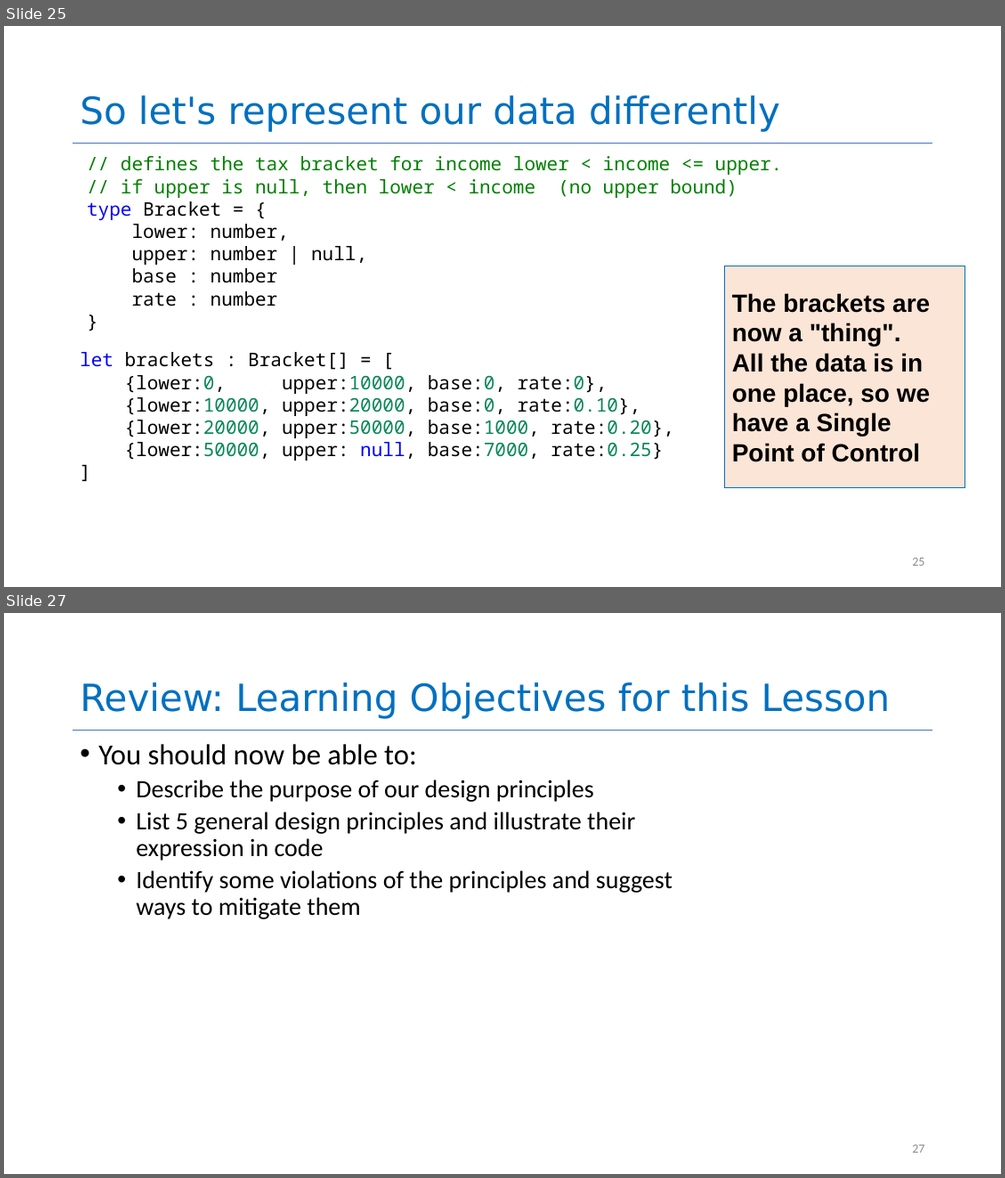
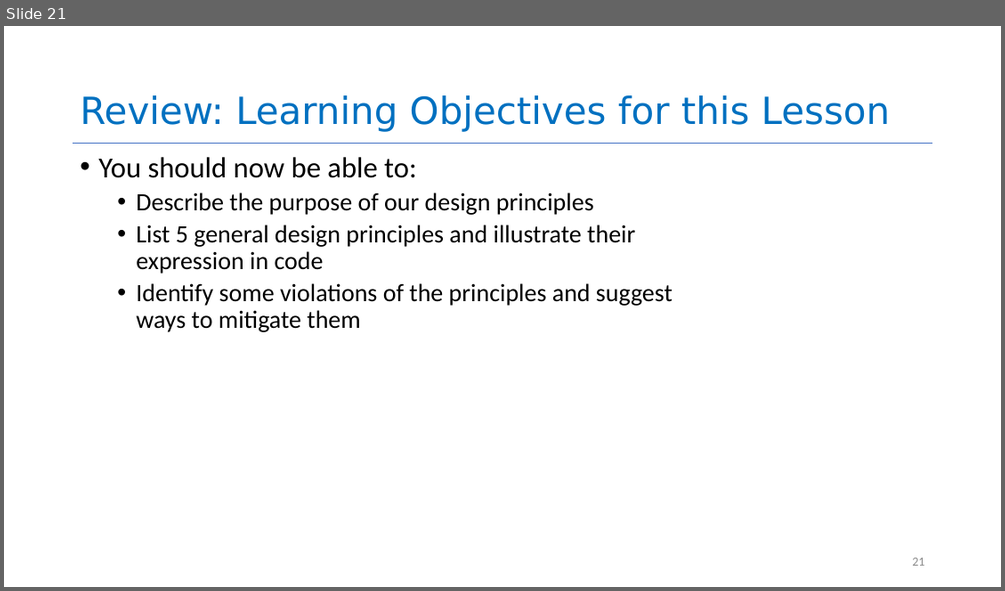
Before and after one commit to neu-se/CS4530-CS5500-Spring-2021, a slide deck: Slides/Lesson 1.3 Object-Oriented Principles.pptx. Shown one above the other, each under a label of ours: slides 25 and 27 before the commit, slide 21 after it; the slides between them are not shown. The pictures are 1005x1178 and 1005x591 pixels, drawn with LibreOffice and Linux fonts; fonts in the diff are those of the drawing. Boxes give left, top, right and bottom in pixels: in the first picture for what was removed or moved away, otherwise in the second. Text is boxed around its words. In the diff, an @@ line names an element or a change of style, - is before the commit and + after.

```diff
--- a/Slides/Lesson 1.3 Object-Oriented Principles.pptx
+++ b/Slides/Lesson 1.3 Object-Oriented Principles.pptx
@@ slide 25 removed at (4, 26, 1001, 587), background #FFFFFF; not listed: 1 template element that a slide beside it also shows @@
@@ title removed at (80, 95, 780, 132) @@
-So let's represent our data differently
@@ text removed at (87, 156, 783, 306) @@
-// defines the tax bracket for income lower < income <= upper.
-// if upper is null, then lower < income (no upper bound)
-type Bracket = {
-lower: number,
-upper: number | null,
-base : number
-rate : number
-}
@@ rectangle removed at (725, 266, 965, 488) @@
-The brackets are now a "thing".
-All the data is in one place, so we have a Single Point of Control
@@ text removed at (80, 352, 674, 460) @@
-let brackets : Bracket[] = [
-{lower:0, upper:10000, base:0, rate:0},
-{lower:10000, upper:20000, base:0, rate:0.10},
-{lower:20000, upper:50000, base:1000, rate:0.20},
-{lower:50000, upper: null, base:7000, rate:0.25}
-]
@@ page number removed at (912, 557, 924, 565) @@
-25
@@ what was slide 27 is now slide 21 @@
@@ page number at (912, 557, 924, 565): text changed @@
-27
+21
```
Also in this commit, not shown: 3 slides changed, 11 slides added, 16 other slides removed, 1 other file.
